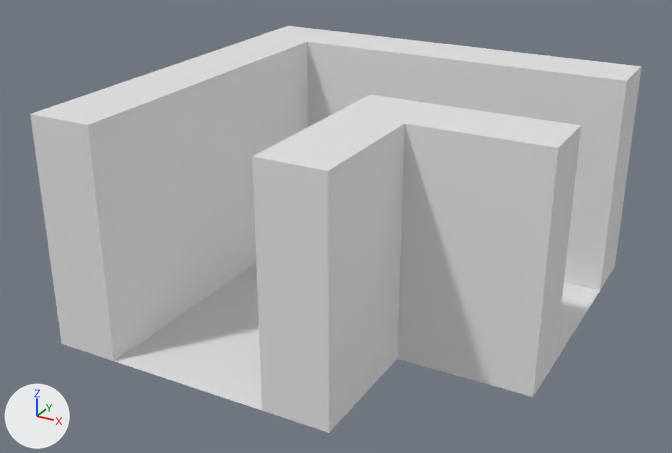
The FBX model Assets/TileSet/PathCorner.fbx, before and after one commit.
Before and after are seen from a 50 mm lens placed at (7.0, -8.45, 7.08), pointed at (0.83, 2.77, 1.47). Every picture has the same lights, and +X, +Y and +Z are marked at lower left.

In view in the first picture: 'PathCorner'.
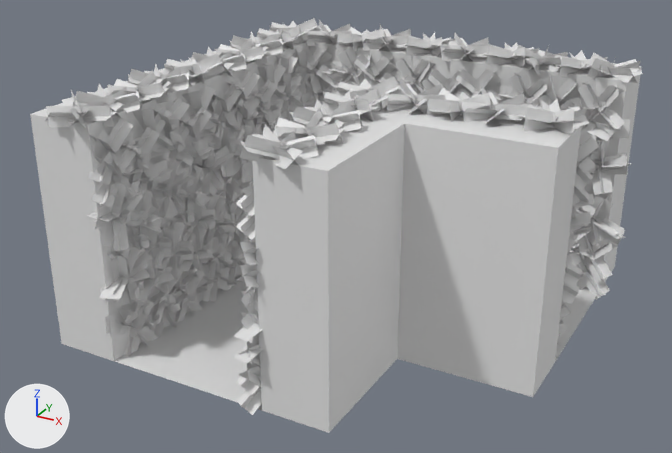
Commit message: Leaves fix

What changed in the scene script:
```text
Add me_cube_006:
    me_cube_006.from_pydata(...)  # 10712 vertices, 2678 faces; spans x -2.05..4.55, y -0.26..6.26, z -0.2..3.84
Add ob_pathcornerleaves:
    ob_pathcornerleaves = bpy.data.objects.new('PathCornerLeaves', me_cube_006)
    ob_pathcornerleaves.location = (0.0, 0.0, 0.0)
```

What differs and where, as boxes (x1, y1, x2, y2) in the pictures (672 x 453 px):
'PathCornerLeaves', added
    after: (45, 18, 643, 415)
